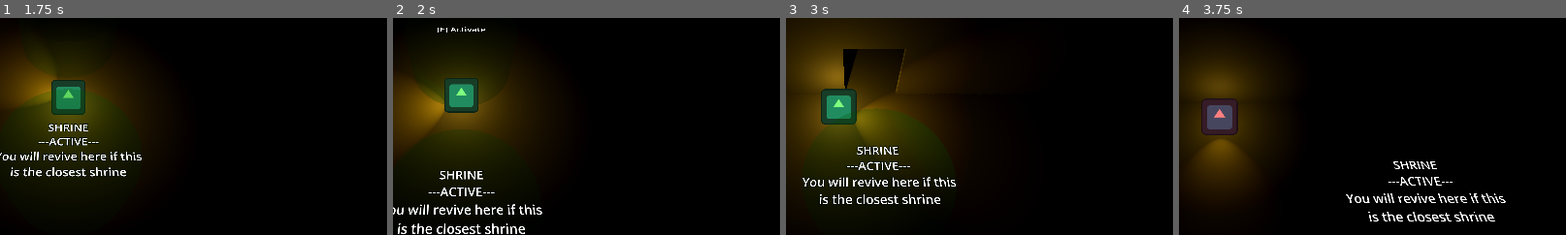
Above: before the commit, frames 1-4 (left to right).
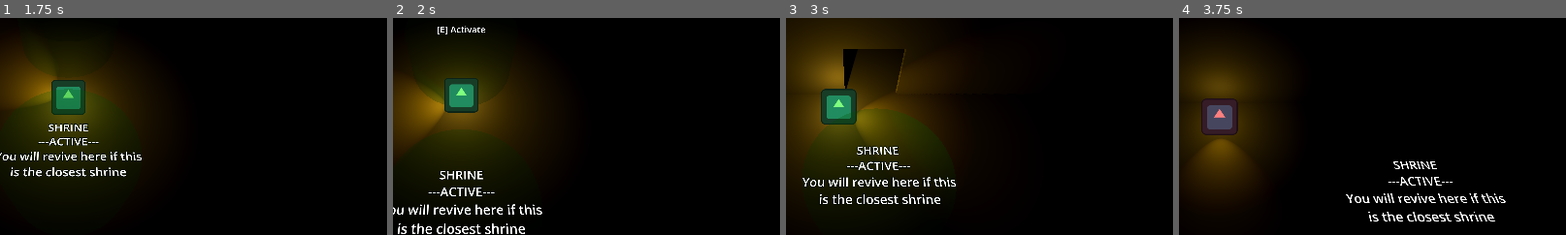
Above: after the commit, the same moments.

Repository: Rusty-Rat-Studios/dead-living-and-dying
Game: Godot game, scene res://game.tscn
Two runs of this game, one before a commit and one after it. Both use one fixed random seed, a clock stepped at 60 frames per second and the inputs below. The engine's default icon, where the game draws it, is replaced by a stand-in: a white triangle on a blue panel in a dark square.
Inputs (mouse positions are % of the whole screen's width and height, from its top left):
- Up to frame 1 (1.75 s): click "START" at 0.5 s; tap Enter at 1.25 s; move the mouse to (45, 70) at 1.27 s; hold Up (ui_up) from 1.28 s (still down); hold Keypad Enter (ui_accept) from 1.28 s (still down); tap E (interact) at 1.35 s
- Up to frame 2 (2 s): keep holding Up (ui_up); keep holding Keypad Enter (ui_accept)
- Up to frame 3 (3 s): move the mouse to (80, 65) at 2.02 s; release Keypad Enter (ui_accept) at 2.03 s; tap Keypad Enter (ui_accept) at 2.1, 2.27, 2.57 s; tap E (interact) at 2.3, 2.85 s; move the mouse to (20, 35) at 2.77 s; release Up (ui_up) at 2.78 s; hold Left (ui_left) from 2.78 s (still down); hold Keypad Enter (ui_accept) from 2.78 s (still down)
- Up to frame 4 (3.75 s): keep holding Left (ui_left); move the mouse to (55, 50) at 3.52 s; release Keypad Enter (ui_accept) at 3.53 s; tap Tab at 3.6 s
The pictures show only the part of the screen within x 41-91%, y 27-77%; the shares and areas given below are measured in that part.

Frame 1 is identical in both runs. In frame 2, 0.1% of the frame differs, in the area x 11-24%, y 3-8%; in frame 3, less than 0.1%; in frame 4, less than 0.1%.

Commit message:
Refactor shrines to use interactable

Diff:
--- a/map/shrine.gd
+++ b/map/shrine.gd
@@ -4,15 +4,12 @@
 const TEXT_INACTIVE: String = "SHRINE\r---inactive---\nEnter the shrine\rto activate it"
 const TEXT_ACTIVE: String = "SHRINE\r---ACTIVE---\nYou will revive here if this\ris the closest shrine"
 const TEXT_CONSUMED: String = "SHRINE\r---CONSUMED---\nThis shrine cannot\rbe used anymore"
-#const TEXT_INTERACTABLE: String = "SHRINE\r---inactive---\nPress 'E' to activate"
 const TEXT_INTERACTABLE: String = "[E] Activate"
 
 # tracks if shrine has been reached and activated
 @onready var activated: bool = false
-# tracks whether player is in range to interact with shrine
-@onready var interactable: bool = false
 # tracks if player has revived at this shrine
-# disallows further revivals at this shrine
+# for disallowing further revivals at this shrine
 @onready var consumed: bool = false
 # set only for beginning shrine
 @onready var default: bool = false
@@ -29,36 +26,39 @@
 func _ready() -> void:
 	body_entered.connect(_on_body_entered)
 	body_exited.connect(_on_body_exited)
+	$Interactable.input_detected.connect(_on_interaction)
+	# for edge case of player reviving inside inactive shrine area
+	SignalBus.player_revived.connect(_on_player_revived)
 
 	# apply material to shrine
 	$MeshInstance3D.set_surface_override_material(0, material)
 	reset()
 
 
-func _input(event: InputEvent) -> void:
-	if event.is_action_pressed("ui_accept") and interactable and not activated:
-		activate()
+func reset() -> void:
+	consumed = false
+	if default:
+		$Label3D.text = TEXT_ACTIVE
+		material.albedo_color = color_active
+	else:
+		$Label3D.text = TEXT_INACTIVE
+		activated = false
+		material.albedo_color = color_inactive
 
-
-func reset() -> void:
 	$Interactable.inputs = ["interact"]
-	$Interactable.input_detected.connect(activate)
-	activated = false
-	consumed = false
-	material.albedo_color = color_inactive
-	#$Label3D.text = TEXT_INACTIVE
-	$Interactable.display_message(TEXT_INACTIVE)
+	$Interactable.hide_message()
 
 
 func activate() -> void:
 	activated = true
 	# change color and text to show it is activated
 	material.albedo_color = color_active
-	#$Label3D.text = TEXT_ACTIVE
-	$Interactable.display_message(TEXT_ACTIVE)
+	$Label3D.text = TEXT_ACTIVE
+	$Label3D.visible = true
 	SignalBus.activated_shrine.emit(self)
-	# remove input detection for interactable
+	# remove input detection for interactable and hide message
 	$Interactable.inputs.clear()
+	$Interactable.hide_message()
 
 
 func consume() -> void:
@@ -66,31 +66,41 @@
 		consumed = true
 		activated = false
 		material.albedo_color = color_consumed
-		$Interactable.display_message(TEXT_CONSUMED)
-		#$Label3D.text = TEXT_CONSUMED
+		$Label3D.text = TEXT_CONSUMED
 		SignalBus.consumed_shrine.emit(self)
 
 
 func _on_body_entered(_body: Node3D) -> void:
 	# type-checking for player is unneeded as shrine collides on layer PLAYER
 	if not consumed and not activated and PlayerHandler.get_player_state() != "Dead":
-		#activate()
+		$Label3D.visible = false
+		# display interaction text
 		$Interactable.display_message(TEXT_INTERACTABLE)
-		#$Label3D.text = TEXT_INTERACTABLE
-		interactable = true
+		$Interactable.enabled = true
 
 
 func _on_body_exited(_body: Node3D) -> void:
 	# no guard check -> should always be non-interactable when player leaves
 	# regardless of shrine and player states
-	interactable = false
+	$Label3D.visible = true
+	$Interactable.hide_message()
+	$Interactable.enabled = false
 
 	if activated:
-		$Interactable.display_message(TEXT_ACTIVE)
-		#$Label3D.text = TEXT_ACTIVE
+		$Label3D.text = TEXT_ACTIVE
 	elif consumed:
-		$Interactable.display_message(TEXT_CONSUMED)
-		#$Label3D.text = TEXT_CONSUMED
+		$Label3D.text = TEXT_CONSUMED
 	else:
-		$Interactable.display_message(TEXT_INACTIVE)
-		#$Label3D.text = TEXT_INACTIVE
+		$Label3D.text = TEXT_INACTIVE
+
+
+func _on_interaction(input_name: String) -> void:
+	if input_name == "interact":
+		activate()
+
+
+func _on_player_revived(_corpse_position: Vector3) -> void:
+	# handle edge case of player reviving inside inactive shrine
+	var player: Player = PlayerHandler.get_player()
+	if self.overlaps_body(player):
+		_on_body_entered.call_deferred(player)
--- a/map/shrine.tscn
+++ b/map/shrine.tscn
@@ -32,7 +32,6 @@
 
 [node name="Label3D" type="Label3D" parent="."]
 transform = Transform3D(1, 0, 0, 0, -4.37114e-08, 1, 0, -1, -4.37114e-08, 0, 1, 0)
-visible = false
 font_size = 64
 
 [node name="Interactable" parent="." instance=ExtResource("2_6wln3")]
--- a/ui/interactable.gd
+++ b/ui/interactable.gd
@@ -3,21 +3,26 @@
 https://forum.godotengine.org/t/display-the-character-of-an-input-on-screen/4101
 '''
 
-# TODO: add code to resume/suspend process when text prompt is visible
-# where _process() continually points the label towards the camera
-
 # used to communicate input back to parent scene
 signal input_detected(event: InputEvent)
 
-# allow multiple input actions for a single node
-# input types should be Input Map strings, e.g. "ui_accept"
+# allow multiple input actions for a single node, parsed in _input()
+# input types should be Input Map strings, e.g. "ui_accept" or "interact"
 @export var inputs: Array = []
 
 @onready var text_box: Label3D = $Label3D
+# flag used to control global signal emission to be caught by parent only
+# otherwise, signals are emitted and caught by all parents of same type
+@onready var enabled: bool = false
+
+
+func _ready() -> void:
+	# match text rotation with camera rotation
+	global_rotation = PlayerHandler.get_player().camera.global_rotation
 
 
 func _input(event: InputEvent) -> void:
-	if not inputs.is_empty():
+	if not inputs.is_empty() and enabled:
 		# check if event matches any input we are listening for
 		for input_name: String in inputs:
 			if event.is_action_pressed(input_name):
